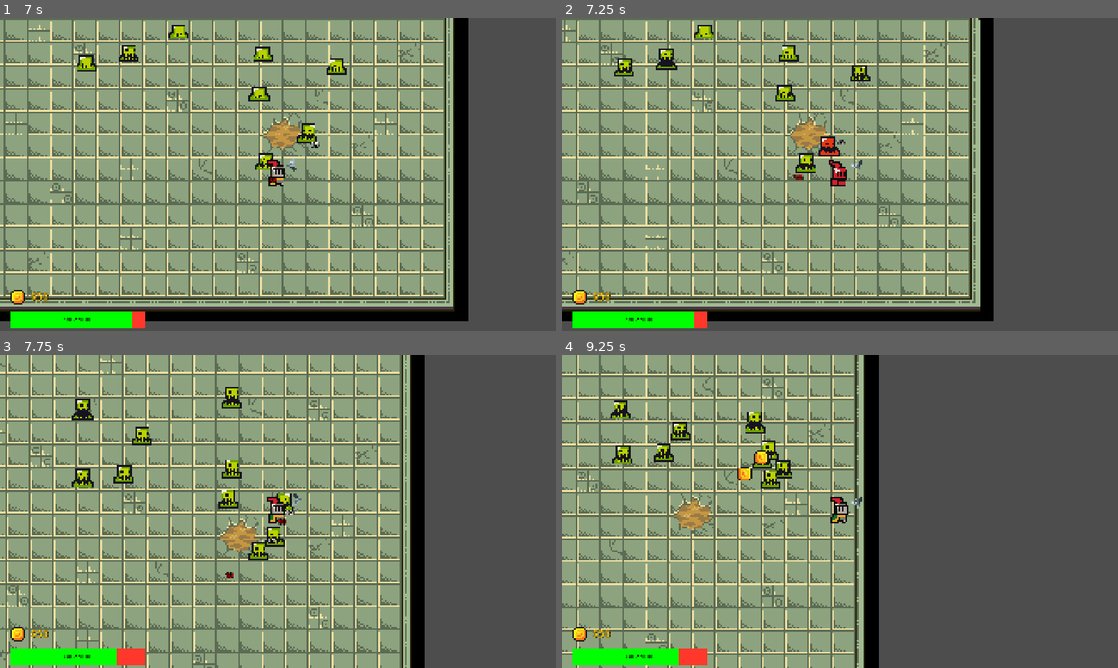
Above: before the commit, frames 1-4 (two rows, left to right).
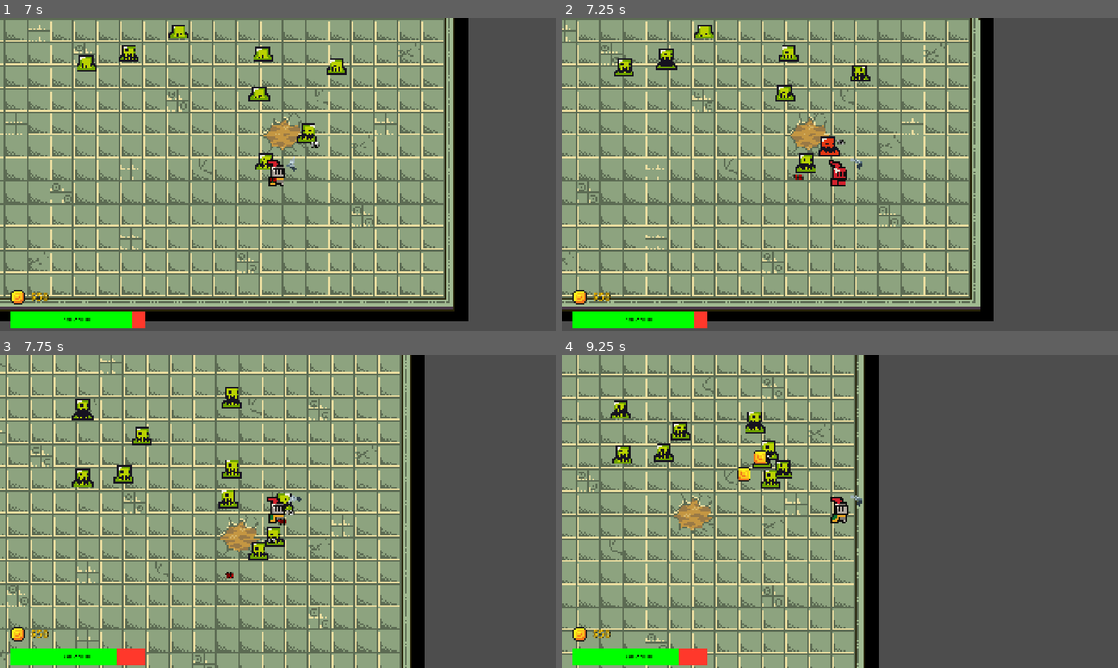
Above: after the commit, the same moments.

Repository: jtmchenry/2D-Roguelike-Game-Game-Jam-2025
Game: Godot game, scene res://ui/main_menu.tscn
The game is run twice, just before and just after one commit, with the same random seed, the same clock (stepped at 60 frames per second) and the same inputs.
Inputs:
- Up to frame 1 (7 s): click "Play" at 0.5 s; hold Right (move_right) 1.28-2.03 s; hold Down (move_down) 2.03-2.78 s; hold Right (move_right) 2.78-3.53 s; hold Up (move_up) 3.53-4.28 s; hold Left (move_left) 4.28-5.78 s; hold Down (move_down) 5.78-6.53 s; hold Right (move_right) from 6.53 s (still down)
- Up to frame 2 (7.25 s): keep holding Right (move_right)
- Up to frame 3 (7.75 s): release Right (move_right) at 7.28 s; hold Up (move_up) from 7.28 s (still down)
- Up to frame 4 (9.25 s): release Up (move_up) at 8.03 s; hold Right (move_right) 8.03-8.78 s; hold Down (move_down) from 8.78 s (still down)

Frame 1 is identical in both runs. In frame 2, less than 0.1% of the frame differs, in the area x 51-54%, y 44-49%; in frame 3, less than 0.1%; in frame 4, 0.2%, in the area x 31-54%, y 30-49%.

Commit message:
Better tracking and bug fix

Diff:
--- a/2d-roguelike/player/weapon.gd
+++ b/2d-roguelike/player/weapon.gd
@@ -1,11 +1,11 @@
 extends Area2D
 
 @export var bullet_scene: PackedScene
-var base_weapon_range: float = 100
-var base_weapon_damage: int = 15
-var base_critical_chance: float = .03
-var base_critical_damage: float = 50
-var base_fire_rate: float = .9
+@export var base_weapon_range: float = 100
+@export var base_weapon_damage: int = 15
+@export var base_critical_chance: float = .03
+@export var base_critical_damage: float = 50
+@export var base_fire_rate: float = .9
 
 var current_weapon_range: float = base_weapon_range
 var current_weapon_damage: int = base_weapon_damage
@@ -29,8 +29,14 @@
 	var target = get_nearest_enemy_in_area()
 
 	if target:
-		var direction = target.global_position - global_position
-		rotation = direction.angle()
+		# rotate to look at enemy
+		look_at(target.global_position)
+
+		# optional flip horizontally based on enemy position
+		if target.global_position.x < global_position.x:
+			scale.y = -1
+		else:
+			scale.y = 1
 
 	if target and fire_timer <= 0:
 		fire_timer = current_fire_rate
--- a/2d-roguelike/playerdata.gd
+++ b/2d-roguelike/playerdata.gd
@@ -18,6 +18,8 @@
 	attack_speed_boost = 0
 	weapon_range = 0
 	damage_percentage_boost = 0
+
+	equipped = [true, false, false, false]
 
 	money = 0
 
